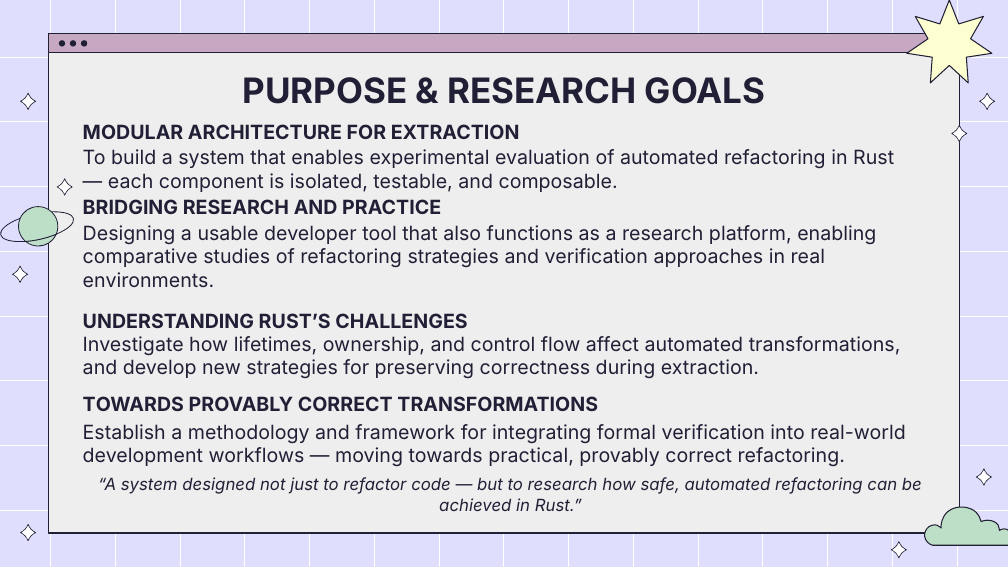
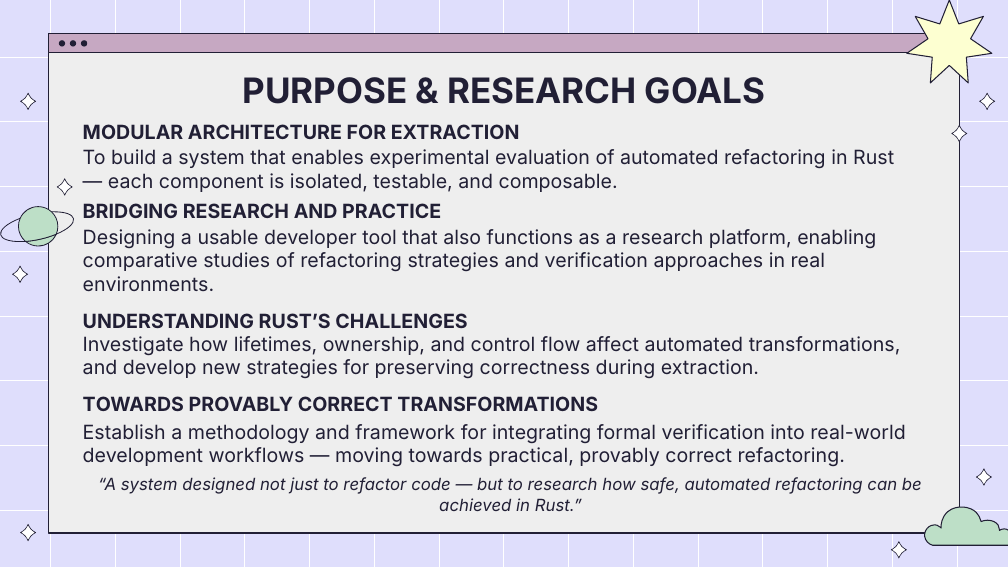
Before and after one commit to RuleBrittonica/3712_Rust_Research_Project, a slide deck: slide 3 of reports/seminar/seminar_presentation.pptx (slide 4 before the commit). Drawn at 1008x567 pixels with LibreOffice and Linux fonts; fonts in the diff are those of the drawing. Boxes give left, top, right and bottom in pixels: in the first picture for what was removed or moved away, otherwise in the second. Text is boxed around its words. In the diff, an @@ line names an element or a change of style, - is before the commit and + after.

```diff
--- a/reports/seminar/seminar_presentation.pptx
+++ b/reports/seminar/seminar_presentation.pptx
@@ title "BRIDGING RESEARCH AND PRACTICE": place and size @@
-title "BRIDGING RESEARCH AND PRACTICE" at [83, 199, 441, 214]
+title "BRIDGING RESEARCH AND PRACTICE" at [83, 203, 441, 218]
@@ subtitle "Designing a usable developer tool ...": place and size @@
-subtitle "Designing a usable developer tool ..." at [83, 225, 876, 288]
+subtitle "Designing a usable developer tool ..." at [83, 229, 876, 292]
```
Also in this commit, not shown: 7 other slides changed, 1 slide removed, 6 other files.
